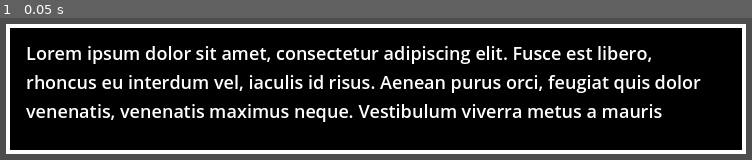
Above: before the commit, frame 1.
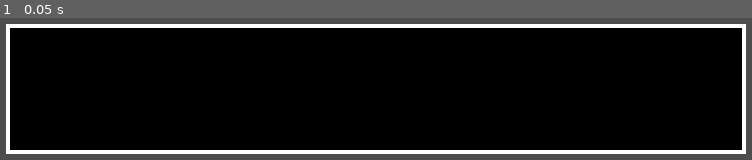
Above: after the commit, the same moment.

Repository: IsaelGabriel/tamer-game
Game: Godot game, scene res://nodes/dialog_box.tscn
The game is run twice, just before and just after one commit, with the same random seed, the same clock (stepped at 60 frames per second) and the same inputs. This scene is started directly instead of the project's main scene.
Inputs:
- Up to frame 1 (0.05 s): no input

The runs differ from the first frame. In frame 1, 10% of the frame differs, in the area x 3-94%, y 19-74%.

Commit message:
Add base dialog_box code

Diff:
--- a/nodes/dialog_box.tscn
+++ b/nodes/dialog_box.tscn
@@ -1,6 +1,7 @@
-[gd_scene load_steps=6 format=3 uid="uid://copr1iswfcpss"]
+[gd_scene load_steps=7 format=3 uid="uid://copr1iswfcpss"]
 
 [ext_resource type="Texture2D" uid="uid://b8cn5c5ji3hp3" path="res://sprite_atlas.png" id="1_tnh32"]
+[ext_resource type="Script" path="res://scripts/dialog_box.gd" id="1_vyk5t"]
 
 [sub_resource type="StyleBoxFlat" id="StyleBoxFlat_abbqp"]
 bg_color = Color(0, 0, 0, 1)
@@ -22,6 +23,7 @@
 
 [node name="DialogBox" type="CanvasLayer"]
 layer = -1
+script = ExtResource("1_vyk5t")
 
 [node name="MarginContainer" type="MarginContainer" parent="."]
 anchors_preset = 12
@@ -54,7 +56,7 @@
 [node name="HBoxContainer" type="HBoxContainer" parent="MarginContainer/MarginContainer"]
 layout_mode = 2
 
-[node name="Label" type="Label" parent="MarginContainer/MarginContainer/HBoxContainer"]
+[node name="DialogText" type="Label" parent="MarginContainer/MarginContainer/HBoxContainer"]
 custom_minimum_size = Vector2(0, 16)
 layout_mode = 2
 size_flags_horizontal = 3
@@ -64,7 +66,7 @@
 autowrap_mode = 2
 max_lines_visible = 3
 
-[node name="TextureRect" type="TextureRect" parent="MarginContainer/MarginContainer/HBoxContainer"]
+[node name="NextIcon" type="TextureRect" parent="MarginContainer/MarginContainer/HBoxContainer"]
 modulate = Color(1, 1, 1, 0)
 texture_filter = 1
 custom_minimum_size = Vector2(16, 16)
--- /dev/null
+++ b/scripts/dialog_box.gd
@@ -0,0 +1,35 @@
+extends CanvasLayer
+
+const CHAR_TIME = 0.1
+
+@onready var dialog_text = $MarginContainer/MarginContainer/HBoxContainer/DialogText
+@onready var next_icon = $MarginContainer/MarginContainer/HBoxContainer/NextIcon
+
+var current_text: String
+var current_time: float
+
+func _ready():
+	dialog_text.text = ""
+	next_icon.modulate.a = 0x0
+	process_mode = Node.PROCESS_MODE_WHEN_PAUSED
+
+func _process(delta):
+	if current_time > 0:
+		current_time -= delta
+	else:
+		handle_dialog(delta)
+
+func show_dialog(text: String):
+	get_tree().paused = true
+	dialog_text.text = ""
+	current_text = text
+
+func handle_dialog(delta):
+	if len(dialog_text.text) < len(current_text):
+		var time_multiplier = 0.5 if Input.is_action_pressed("ui_accept") else 1.0
+		dialog_text.text += current_text[len(dialog_text.text)]
+		current_time = CHAR_TIME * time_multiplier
+	else:
+		next_icon.modulate.a = 0xFF
+		if Input.is_action_just_pressed("ui_accept"):
+			get_tree().paused = false
